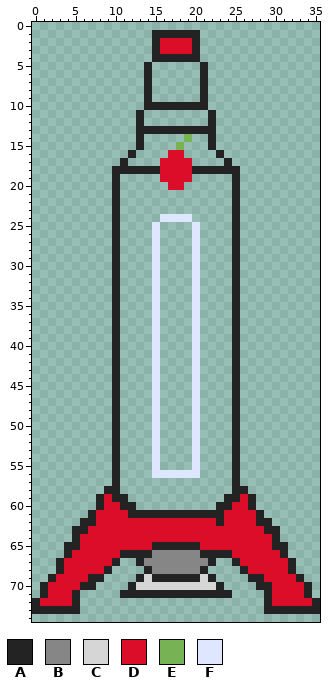
File history of a sprite sheet, public/sprites/fusee.png. Above is the file before it was changed.
The file is 36x75 pixels.
Palette (. is transparent): A #232323  B #868686  C #d6d6d6  D #dc0d28  E #77b255  F #dfe6ff
Pixels before (only the part around the change), first column x 0:
 0 ....................................
 1 ...............AAAAAA...............
 2 ...............ADDDDA...............
 3 ...............ADDDDA...............
 4 ...............AAAAAA...............
 5 ..............A......A..............
 6 ..............A......A..............
 7 ..............A......A..............
 8 ..............A......A..............
 9 ..............A......A..............
10 ..............AAAAAAAA..............
11 .............A........A.............
12 .............A........A.............
13 .............AAAAAAAAAA.............
14 .............A.....E..A.............
15 .............A....E...A.............
16 ............A....DD....A............
17 ...........A....DDDD....A...........
18 ..........AAAAAADDDDAAAAAA..........
19 ..........A.....DDDD.....A..........
20 ..........A......DD......A..........
21 ..........A..............A..........
22 ..........A..............A..........
23 ..........A..............A..........
24 ..........A.....FFFF.....A..........
25 ..........A....F....F....A..........
26 ..........A....F....F....A..........
27 ..........A....F....F....A..........
28 ..........A....F....F....A..........
29 ..........A....F....F....A..........
30 ..........A....F....F....A..........
31 ..........A....F....F....A..........
32 ..........A....F....F....A..........
33 ..........A....F....F....A..........
34 ..........A....F....F....A..........
35 ..........A....F....F....A..........
36 ..........A....F....F....A..........
37 ..........A....F....F....A..........
38 ..........A....F....F....A..........
39 ..........A....F....F....A..........
40 ..........A....F....F....A..........
41 ..........A....F....F....A..........
42 ..........A....F....F....A..........
43 ..........A....F....F....A..........
44 ..........A....F....F....A..........
45 ..........A....F....F....A..........
46 ..........A....F....F....A..........
47 ..........A....F....F....A..........
48 ..........A....F....F....A..........
49 ..........A....F....F....A..........
50 ..........A....F....F....A..........
51 ..........A....F....F....A..........
52 ..........A....F....F....A..........
53 ..........A....F....F....A..........
54 ..........A....F....F....A..........
55 ..........A....F....F....A..........
56 ..........A....FFFFFF....A..........
57 ..........A..............A..........
58 .........AA..............AA.........
59 ........ADAA............AADA........
60 ........ADDAA..........AADDA........
61 .......ADDDDAAAAAAAAAAAADDDDA.......
62 ......AADDDDDDDDDDDDDDDADDDDAA......
63 .....AADDDDDDDDDDDDDDDDDDDDDDAA.....
64 .....ADDDDDDDDDDDDDDDDDDDDDDDDA.....
65 ....AADDDDDDDDDAAAAAADDDDDDDDDAA....
66 ....ADDDDDDAAAABBBBBBAAAADDDDDDA....
67 ...ADDDDDDA..ABBBBBBBBA..ADDDDDDA...
68 ...ADDDDDA....ABBBBBBA....ADDDDDA...
69 ..ADDDDAA....ACAAAAAACA....AADDDDA..
70 .ADDDDAA....ACCCCCCCCCCA....AADDDDA.
71 .ADDDA.....AAAAAAAAAAAAAA....ADDDDA.
The same view after the edit:
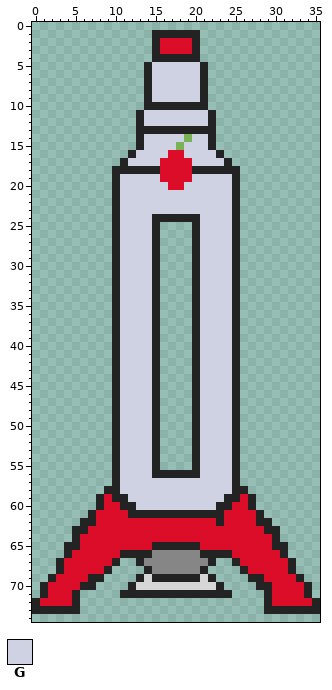
Colours new in this view: G #ced2e3
The exact change:
Changed rows in their new state; - is an unchanged pixel.
first column x 11:
 5 ----GGGGGG----
 6 ----GGGGGG----
 7 ----GGGGGG----
 8 ----GGGGGG----
 9 ----GGGGGG----
11 ---GGGGGGGG---
12 ---GGGGGGGG---
14 ---GGGGG-GG---
15 ---GGGG-GGG---
16 --GGGG--GGGG--
17 -GGGG----GGGG-
19 GGGGG----GGGGG
20 GGGGGG--GGGGGG
21 GGGGGGGGGGGGGG
22 GGGGGGGGGGGGGG
23 GGGGGGGGGGGGGG
24 GGGGAAAAAAGGGG
25 GGGGA----AGGGG
26 GGGGA----AGGGG
27 GGGGA----AGGGG
28 GGGGA----AGGGG
29 GGGGA----AGGGG
30 GGGGA----AGGGG
31 GGGGA----AGGGG
32 GGGGA----AGGGG
33 GGGGA----AGGGG
34 GGGGA----AGGGG
35 GGGGA----AGGGG
36 GGGGA----AGGGG
37 GGGGA----AGGGG
38 GGGGA----AGGGG
39 GGGGA----AGGGG
40 GGGGA----AGGGG
41 GGGGA----AGGGG
42 GGGGA----AGGGG
43 GGGGA----AGGGG
44 GGGGA----AGGGG
45 GGGGA----AGGGG
46 GGGGA----AGGGG
47 GGGGA----AGGGG
48 GGGGA----AGGGG
49 GGGGA----AGGGG
50 GGGGA----AGGGG
51 GGGGA----AGGGG
52 GGGGA----AGGGG
53 GGGGA----AGGGG
54 GGGGA----AGGGG
55 GGGGA----AGGGG
56 GGGGAAAAAAGGGG
57 GGGGGGGGGGGGGG
58 GGGGGGGGGGGGGG
59 -GGGGGGGGGGGG-
60 --GGGGGGGGGG--
Boxes around the changes in both pictures, in picture pixels (x1, y1, x2, y2):
changed: (120, 62, 232, 510)
